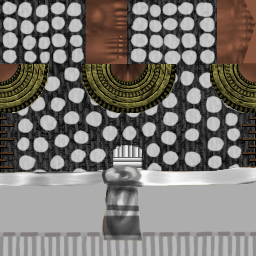
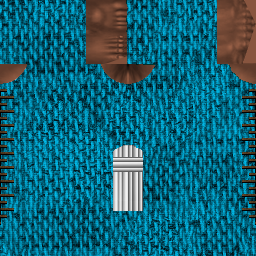
Comparing the layer stacks of the two 256px x 256px images. Changes:
hid "Layer 5" over 0, 0, 256, 256
hid "aztec_healer_a.png" (1st of 2) over 0, 0, 256, 256
hid "aztec_healer_a.png" (2nd of 2) over 0, 0, 256, 256
hid "Layer 4" over 0, 0, 256, 256
renamed "Layer 3" to "Layer 7", opacity 67% → 100%, painted on it over 0, 0, 256, 256
